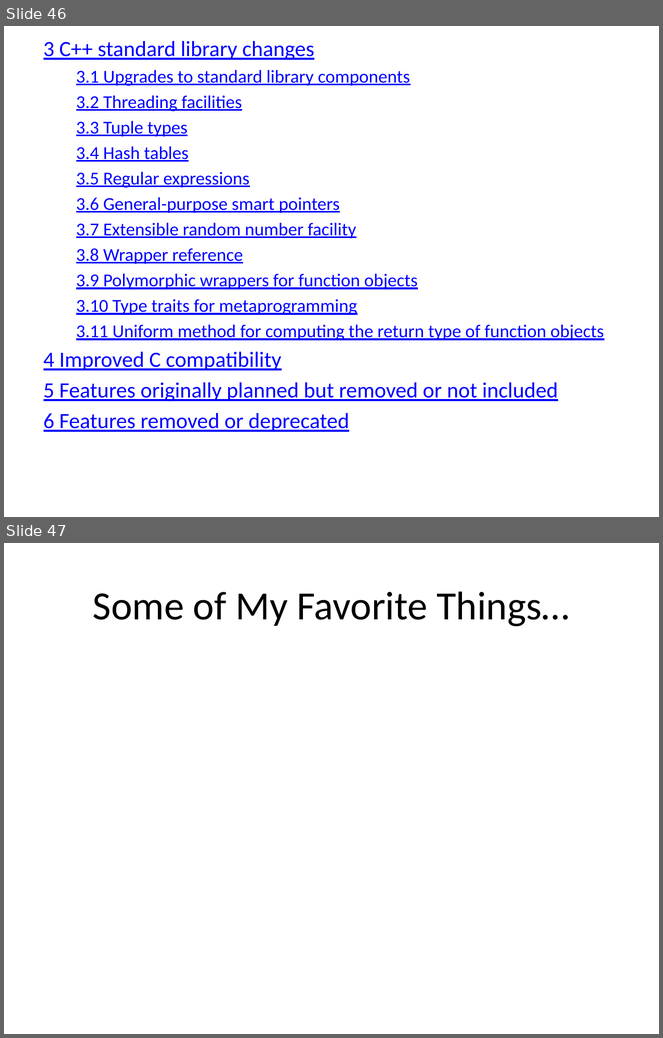
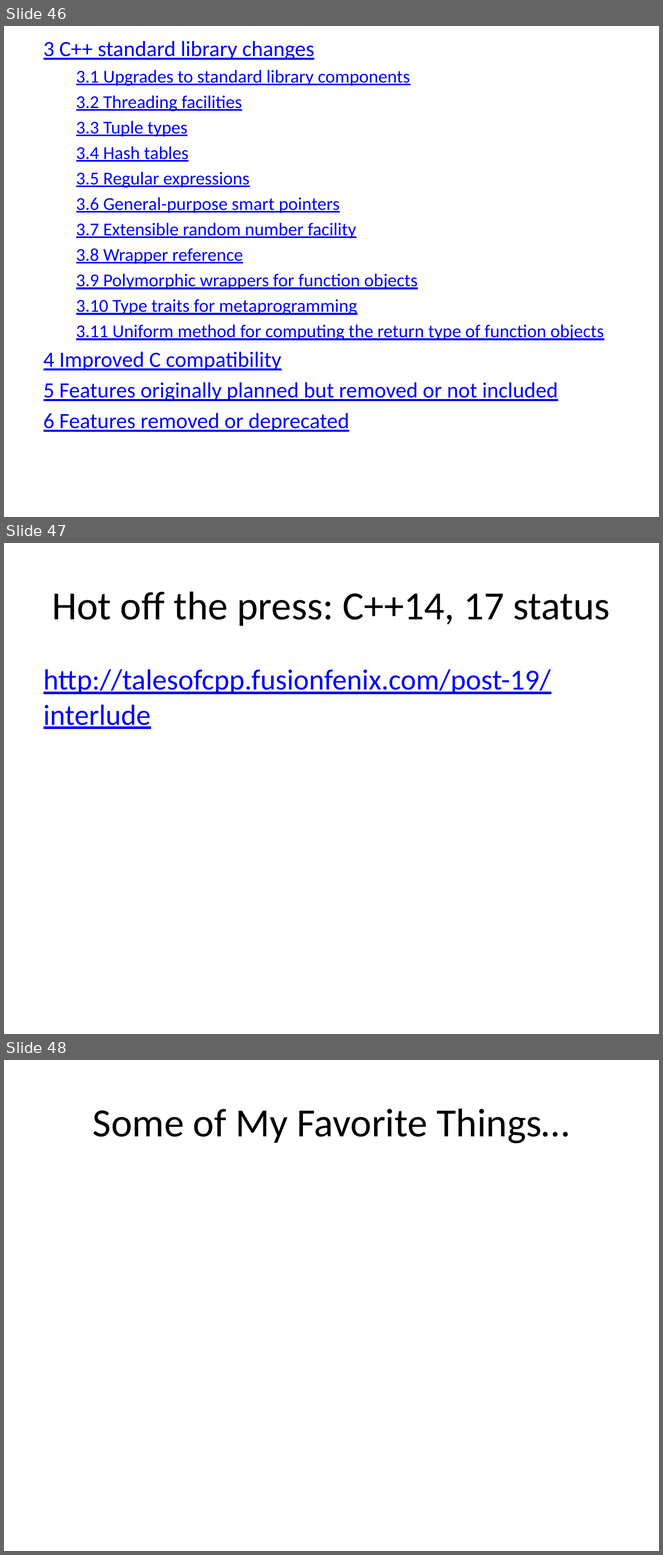
Before and after one commit to fellmad/FunWithCpp11, a slide deck: doc/Fun_with_C++11.pptx. Shown one above the other, each under a label of ours: slides 46 and 47 before the commit, slides 46, 47 and 48 after it. The pictures are 663x1038 and 663x1555 pixels, drawn with LibreOffice and Linux fonts; fonts in the diff are those of the drawing. Boxes give left, top, right and bottom in pixels: in the first picture for what was removed or moved away, otherwise in the second. Text is boxed around its words. In the diff, an @@ line names an element or a change of style, - is before the commit and + after.

Commit message:
cpp14

```diff
--- a/doc/Fun_with_C++11.pptx
+++ b/doc/Fun_with_C++11.pptx
@@ slide 47 added at (4, 543, 659, 1034), background #FFFFFF @@
@@ title added at (52, 591, 610, 626), 44 pt, text #000000 @@
+Hot off the press: C++14, 17 status
@@ text added at (44, 669, 551, 729), 32 pt, text #0000FF, underline @@
+http://talesofcpp.fusionfenix.com/post-19/interlude
@@ what was slide 47 is now slide 48 @@
```
